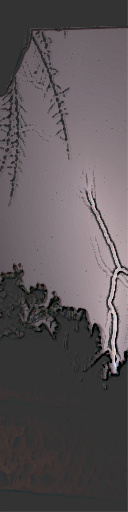
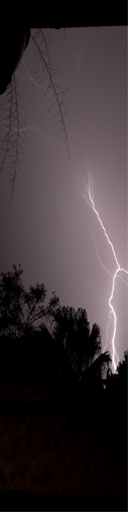
Layers edited between the first and the second 128×512 image:
hid "Layer 1 copy 2" over [left=0, top=0, right=128, bottom=512]
hid "Layer 1 copy" over [left=0, top=0, right=128, bottom=512]
showed "Layer 1" over [left=0, top=0, right=128, bottom=512]
